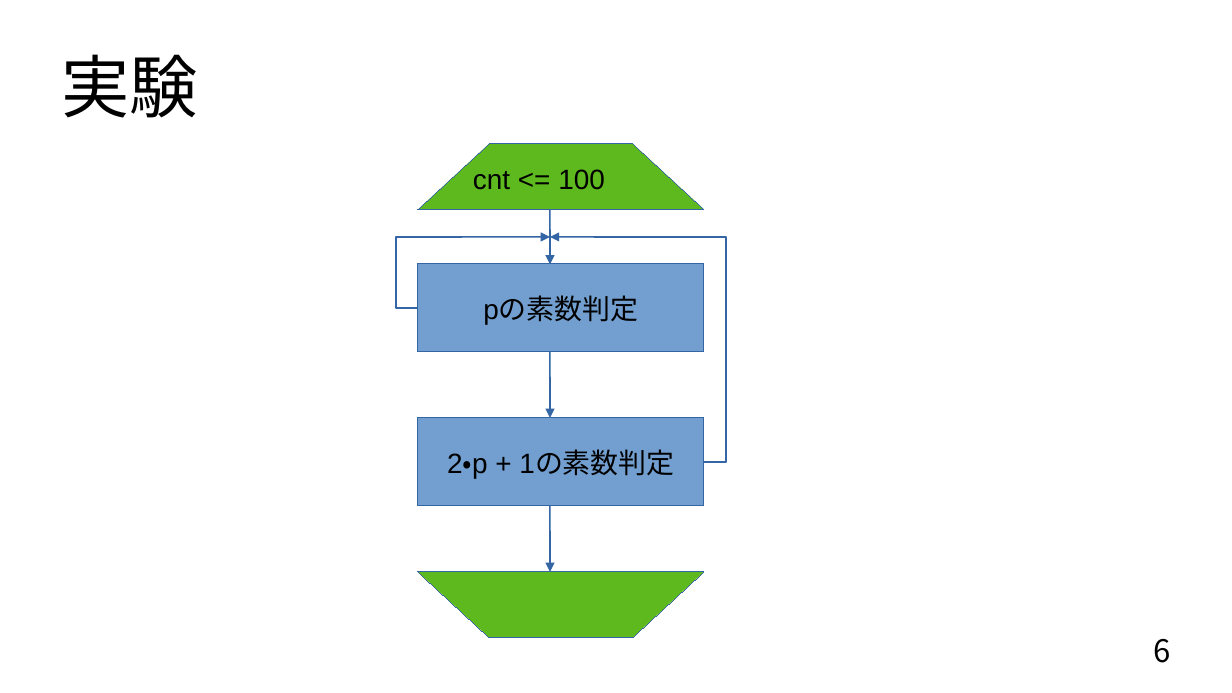
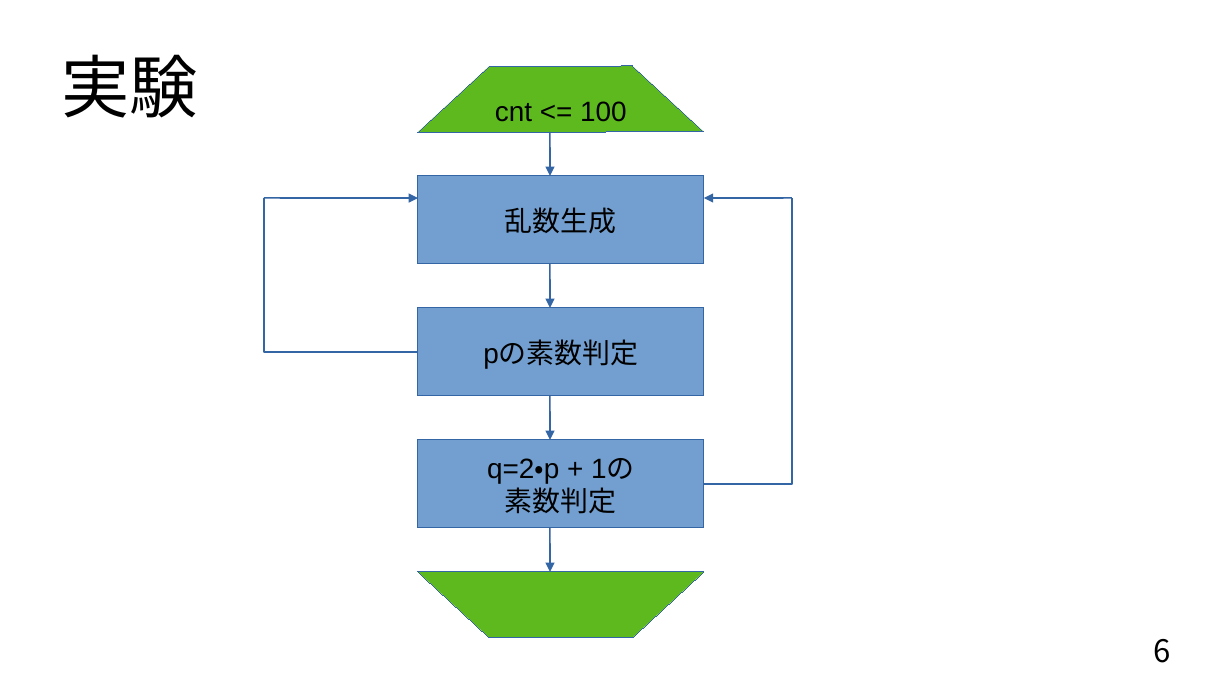
Before and after one commit to donabe8898/prime-test, a slide deck: slide 6 of 2中間発表.odp. Drawn at 1232x693 pixels with LibreOffice and Linux fonts; fonts in the diff are those of the drawing. Boxes give left, top, right and bottom in pixels: in the first picture for what was removed or moved away, otherwise in the second. Text is boxed around its words. In the diff, an @@ line names an element or a change of style, - is before the commit and + after.

Commit message:
slide

```diff
--- a/2中間発表.odp
+++ b/2中間発表.odp
@@ freeform shape: place and size @@
-freeform shape at (418,143,704,209)
+freeform shape at (418,66,704,132)
@@ text "cnt <= 100": place and size @@
-text "cnt <= 100" at (473,169,605,190)
+text "cnt <= 100" at (495,101,627,122)
@@ arrow added from (550, 132) to (550, 176), #3465A4 0.99 pt @@
@@ rectangle added at (418,176,704,264), fill #729FCF, outline #3465A4 0 pt, 18 pt, text #000000 @@
+乱数生成
@@ elbow line moved from (418, 309) - (462, 237) to (418, 352) - (264, 198) @@
@@ arrow added from (264, 198) to (418, 198), #3465A4 0.99 pt @@
@@ elbow line moved from (704, 462) - (594, 237) to (704, 484) - (793, 198) @@
@@ arrow moved from (462, 237) - (550, 237) to (793, 198) - (704, 198) @@
@@ arrow removed from (594, 237) to (550, 237) @@
@@ arrow moved from (550, 209) - (550, 265) to (550, 264) - (550, 309) @@
@@ rectangle "pの素数判定": place and size @@
-rectangle "pの素数判定" at (418,264,704,352)
+rectangle "pの素数判定" at (418,309,704,397)
@@ arrow moved from (550, 352) - (550, 418) to (550, 396) - (550, 440) @@
@@ rectangle "q=2・p + 1の": place and size @@
-rectangle "q=2・p + 1の" at (418,418,704,506)
+rectangle "q=2・p + 1の" at (418,440,704,529)
@@ text in rectangle at (487,458,635,514): text changed @@
-2・p + 1の素数判定
+q=2・p + 1の
+素数判定
@@ arrow moved from (550, 506) - (550, 572) to (550, 528) - (550, 572) @@
```
Also in this commit, not shown: 8 other slides changed, 3 slides added, 5 other files.
